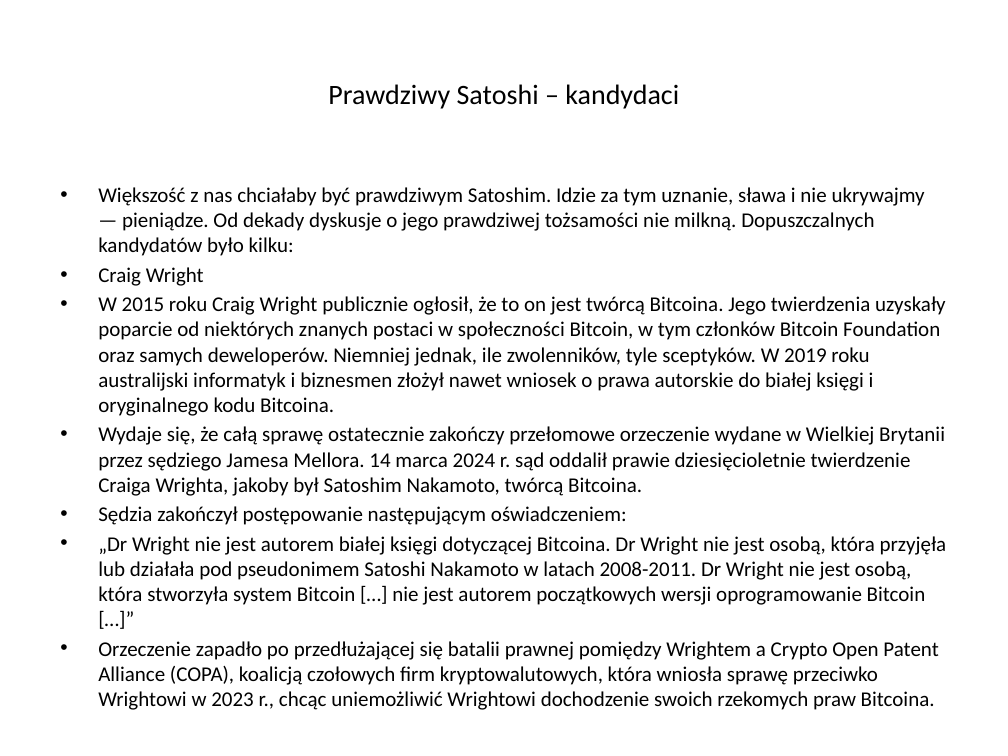
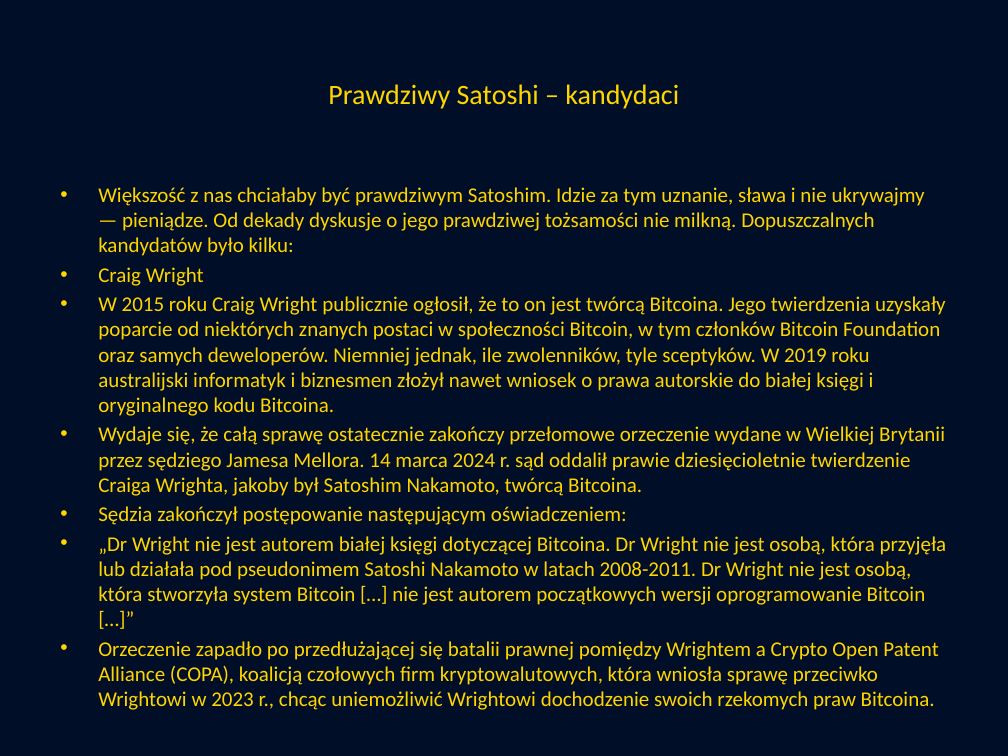
Before and after one commit to AndriiKendzor/Scraping-project-, a slide deck: slide 6 of Kto jest prawdziwym twórcą Bitcoina (63656).pptx (slide 5 before the commit). Drawn at 1008x756 pixels with LibreOffice and Linux fonts; fonts in the diff are those of the drawing. Boxes give left, top, right and bottom in pixels: in the first picture for what was removed or moved away, otherwise in the second. Text is boxed around its words. In the diff, an @@ line names an element or a change of style, - is before the commit and + after.

```diff
--- a/Kto jest prawdziwym twórcą Bitcoina (63656).pptx
+++ b/Kto jest prawdziwym twórcą Bitcoina (63656).pptx
@@ background #FFFFFF to #000E28 @@
@@ title "Prawdziwy Satoshi – kandydaci" at (328,84,679,109): text colour #000000 to #FFD500 @@
@@ text "Większość z nas chciałaby być ..." at (98,187,947,685): text colour #000000 to #FFD500 @@
```
Also in this commit, not shown: 7 other slides changed, 2 slides added, 1 other file.
